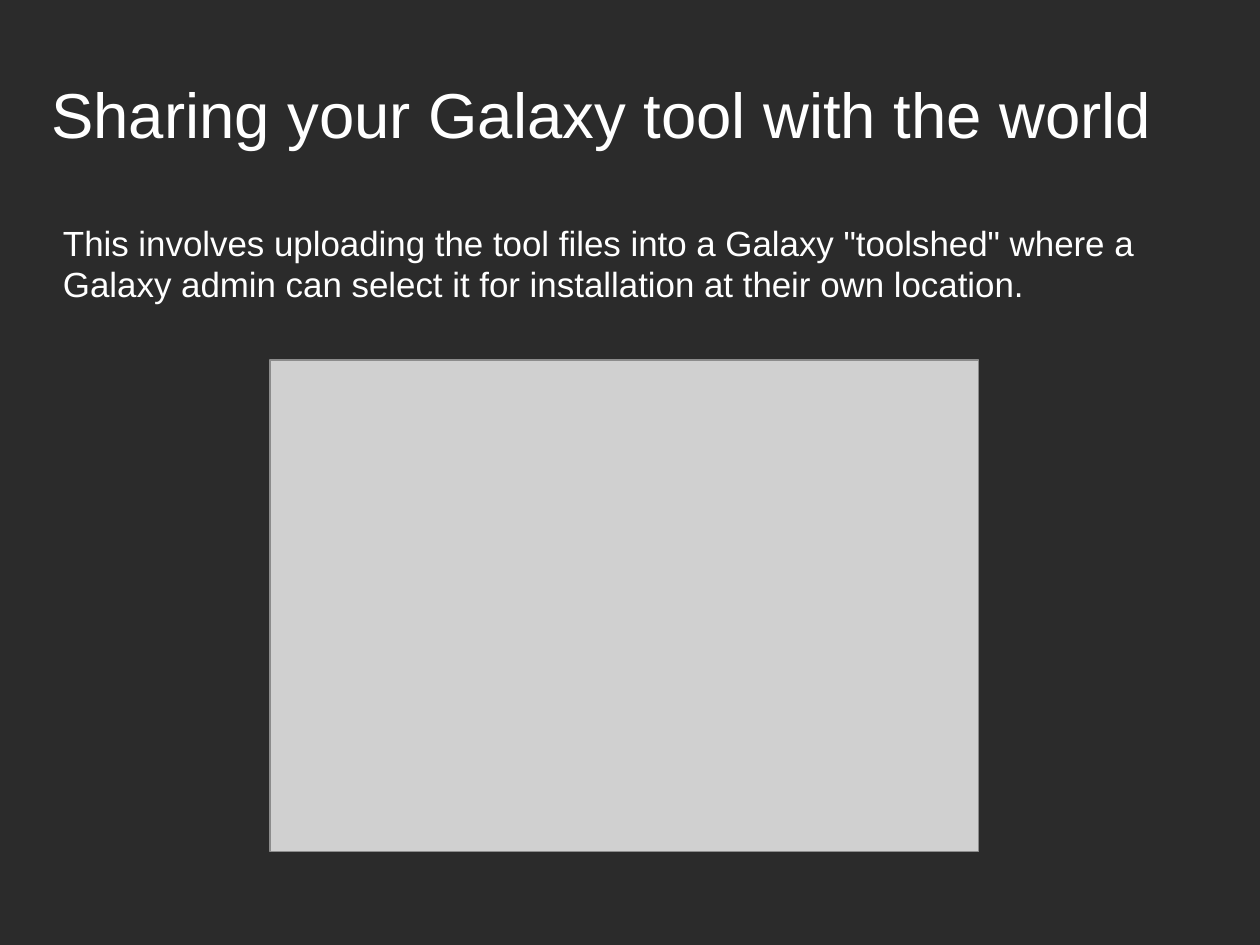
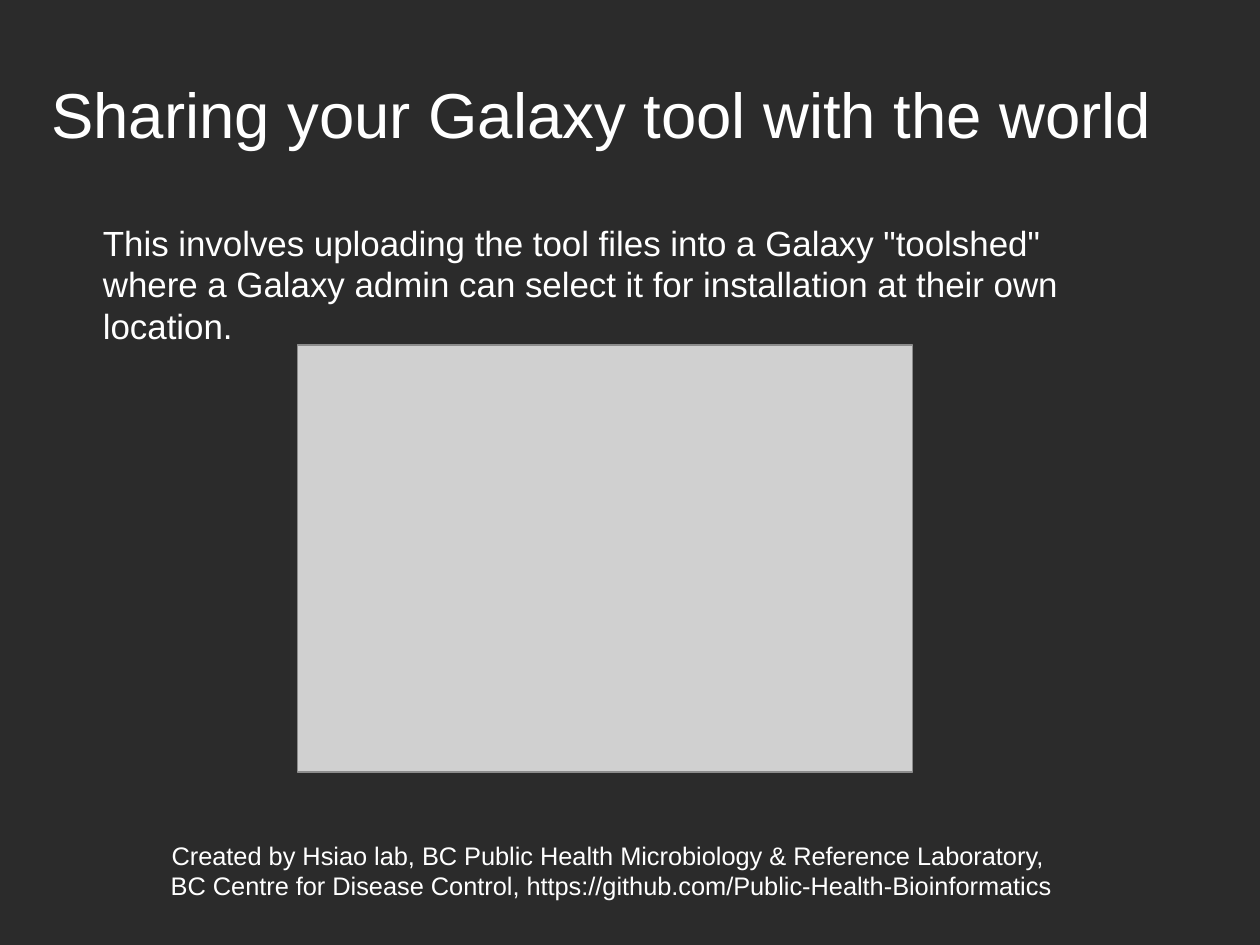
Before and after one commit to Public-Health-Bioinformatics/galaxy-tool-tutorials, a slide deck: slide 1 of Galaxy Tool Versioning.odp (slide 2 before the commit). Drawn at 1260x945 pixels with LibreOffice and Linux fonts; fonts in the diff are those of the drawing; grey boxes stand for pictures; background and template pictures are left out; a plain dark background stands for a picture behind light text. Boxes give left, top, right and bottom in pixels: in the first picture for what was removed or moved away, otherwise in the second. Text is boxed around its words. In the diff, an @@ line names an element or a change of style, - is before the commit and + after.

```diff
--- a/Galaxy Tool Versioning.odp
+++ b/Galaxy Tool Versioning.odp
@@ text "This involves uploading the tool ..." rewrapped from (x1=63, y1=230, x2=1133, y2=304) to (x1=103, y1=230, x2=1058, y2=340) @@
@@ picture resized from (x1=270, y1=360, x2=979, y2=852) to (x1=297, y1=345, x2=912, y2=773) @@
@@ text added at (x1=171, y1=846, x2=1052, y2=901), 16 pt, text #FFFFFF @@
+Created by Hsiao lab, BC Public Health Microbiology & Reference Laboratory,
+BC Centre for Disease Control, https://github.com/Public-Health-Bioinformatics
```
Also in this commit, not shown: 2 other slides changed, 1 slide added, 1 slide removed, 1 other file.
